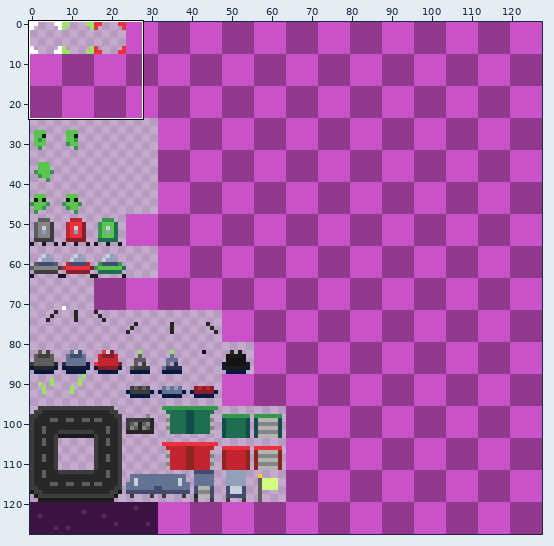
Edited in one commit: sprite sheet (res/tile.png). The picture above shows the old version from afar; the outline marks the close-up.
Close-up. Earlier state:
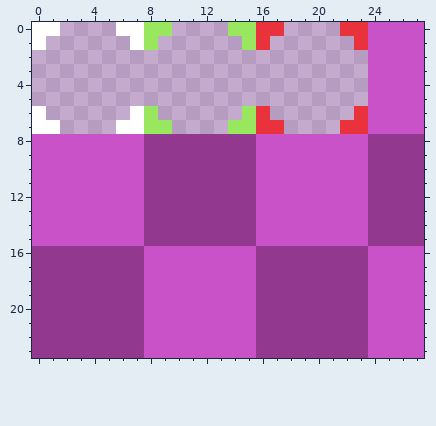
The file is 128x128 pixels. Shown: x 0..27, y 0..23.
After:
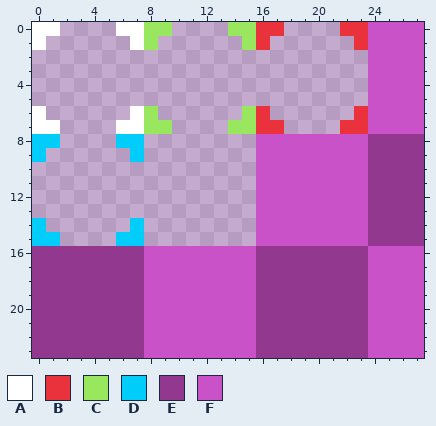
Palette (. is transparent): A #ffffff  B #ea323c  C #99e65f  D #00cdf9  E #93388f  F #ca52c9
Edits made:
The author changed colour F to colour D in row 8 at x 0 to 1 and 6 to 7; in row 9 at x 0 and 7; in row 14 at x 0 and 7; in row 15 at x 0 to 1 and 6 to 7.
Colour E is gone in rows 8 to 15 at x 8 to 15.
Colour F is gone in row 8 at x 2 to 5; in row 9 at x 1 to 6; in rows 10 to 13 at x 0 to 7; in row 14 at x 1 to 6; in row 15 at x 2 to 5.
Changed places in both close-ups, as pixel boxes (x1, y1, x2, y2):
changed: (32, 134, 256, 246)
